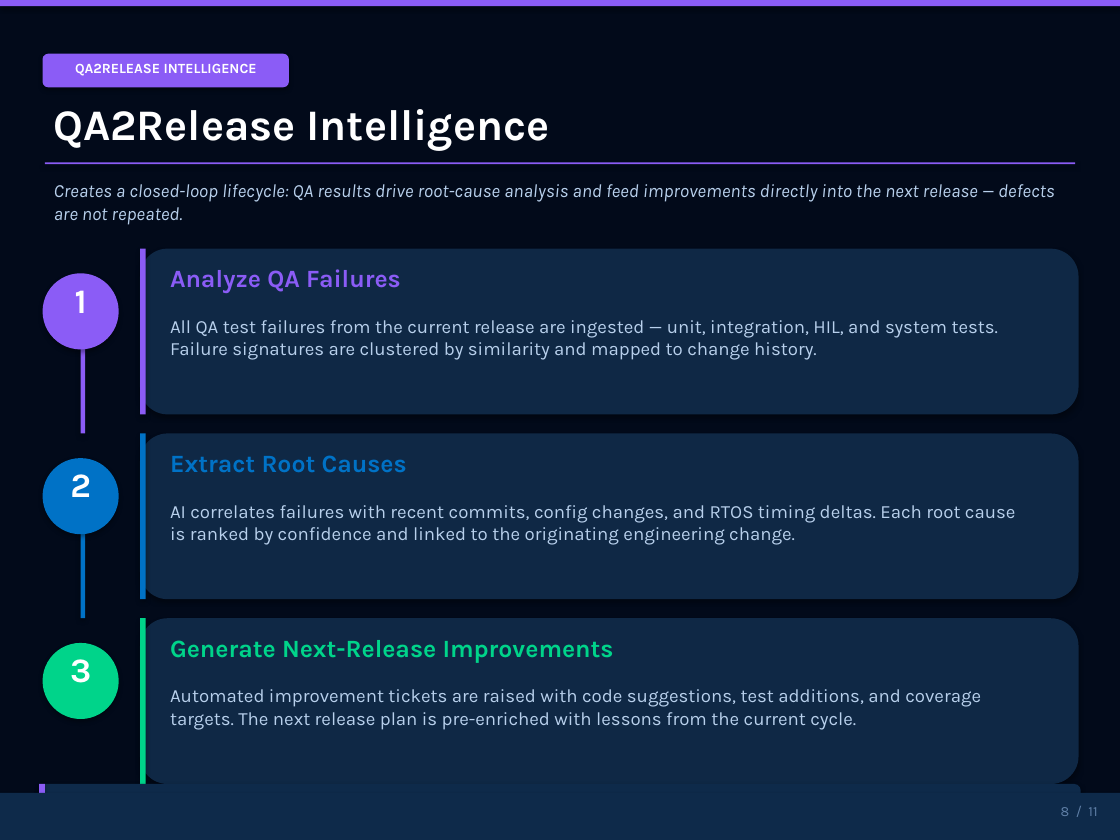
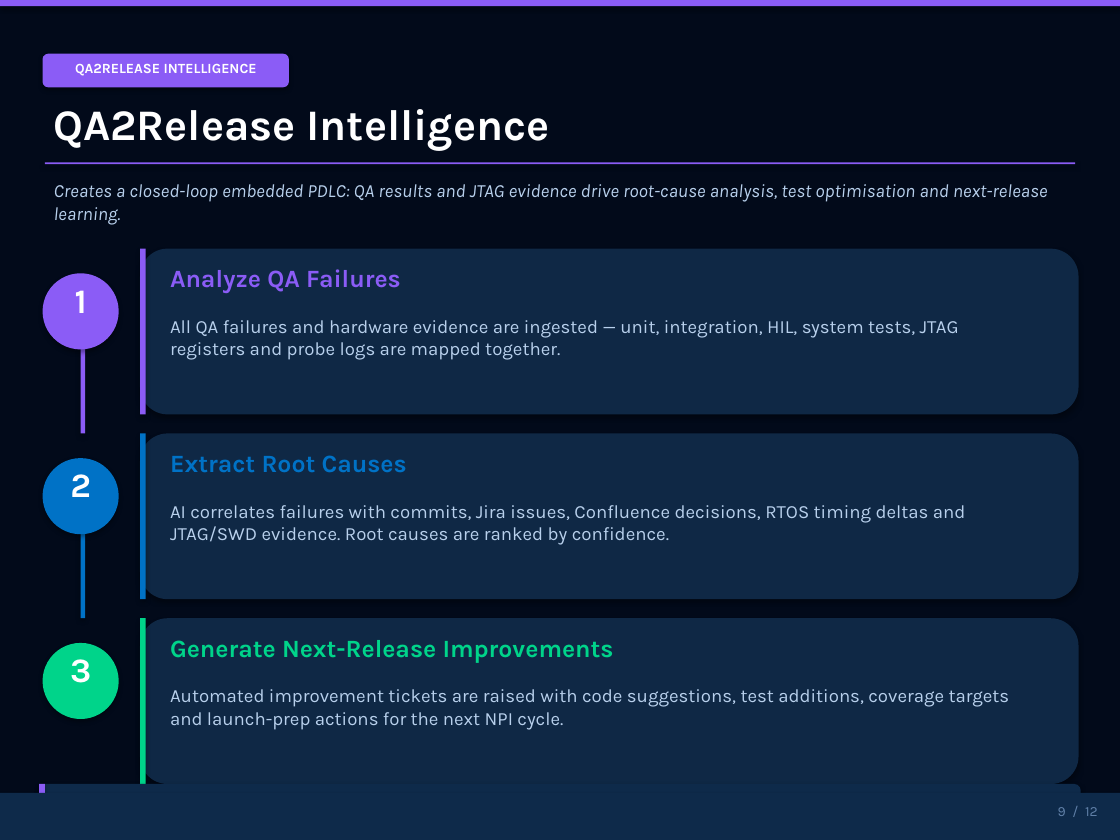
Before and after one commit to shyamnexus/HON_PPT, a slide deck: slide 9 of AI-Driven Embedded Product Lifecycle OrchestratorV3.pptx (slide 8 before the commit). Drawn at 1120x840 pixels with LibreOffice and Linux fonts; fonts in the diff are those of the drawing. Boxes give left, top, right and bottom in pixels: in the first picture for what was removed or moved away, otherwise in the second. Text is boxed around its words. In the diff, an @@ line names an element or a change of style, - is before the commit and + after.

```diff
--- a/AI-Driven Embedded Product Lifecycle OrchestratorV3.pptx
+++ b/AI-Driven Embedded Product Lifecycle OrchestratorV3.pptx
@@ text at (x1=54, y1=184, x2=1048, y2=225): text changed @@
-Creates a closed-loop lifecycle: QA results drive root-cause analysis and feed improvements directly into the next release — defects are not repeated.
+Creates a closed-loop embedded PDLC: QA results and JTAG evidence drive root-cause analysis, test optimisation and next-release learning.
@@ text at (x1=170, y1=320, x2=959, y2=360): text changed @@
-All QA test failures from the current release are ingested — unit, integration, HIL, and system tests. Failure signatures are clustered by similarity and mapped to change history.
+All QA failures and hardware evidence are ingested — unit, integration, HIL, system tests, JTAG registers and probe logs are mapped together.
@@ text at (x1=170, y1=505, x2=966, y2=545): text changed @@
-AI correlates failures with recent commits, config changes, and RTOS timing deltas. Each root cause is ranked by confidence and linked to the originating engineering change.
+AI correlates failures with commits, Jira issues, Confluence decisions, RTOS timing deltas and JTAG/SWD evidence. Root causes are ranked by confidence.
@@ text at (x1=170, y1=689, x2=1010, y2=730): text changed @@
-Automated improvement tickets are raised with code suggestions, test additions, and coverage targets. The next release plan is pre-enriched with lessons from the current cycle.
+Automated improvement tickets are raised with code suggestions, test additions, coverage targets and launch-prep actions for the next NPI cycle.
@@ text at (x1=1058, y1=807, x2=1098, y2=816): text changed @@
-8 / 11
+9 / 12
```
Also in this commit, not shown: 8 other slides changed, 3 slides added, 2 slides removed, 2 other files.
